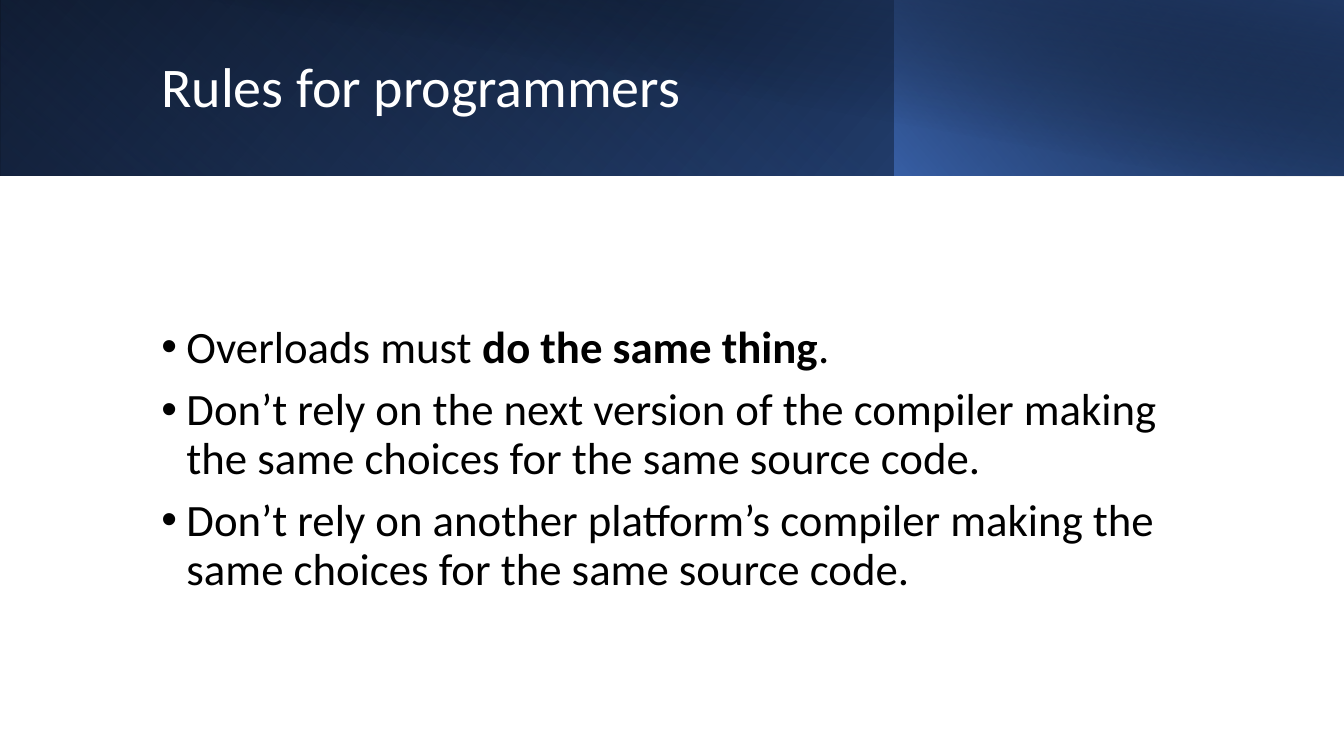
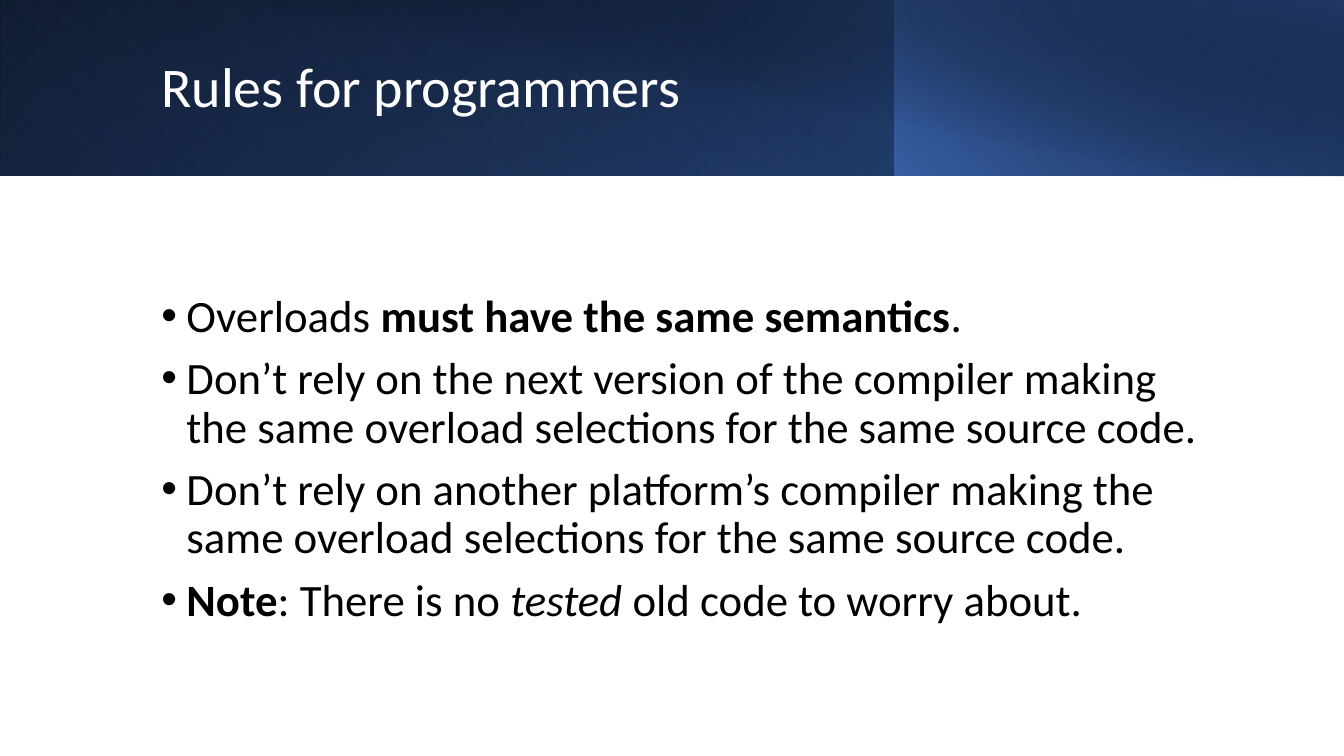
Before and after one commit to BengtGustafsson/isocpp-proposals, a slide deck: slide 9 of P2665-OverloadSelection/OverloadSelection.pptx (slide 6 before the commit). Drawn at 1344x756 pixels with LibreOffice and Linux fonts; fonts in the diff are those of the drawing. Boxes give left, top, right and bottom in pixels: in the first picture for what was removed or moved away, otherwise in the second. Text is boxed around its words. In the diff, an @@ line names an element or a change of style, - is before the commit and + after.

```diff
--- a/P2665-OverloadSelection/OverloadSelection.pptx
+++ b/P2665-OverloadSelection/OverloadSelection.pptx
@@ text at (x1=186, y1=300, x2=1196, y2=624): text changed @@
-• Overloads must do the same thing.
-• Don’t rely on the next version of the compiler making the same choices for the same source code.
-• Don’t rely on another platform’s compiler making the same choices for the same source code.
+• Overloads must have the same semantics.
+• Don’t rely on the next version of the compiler making the same overload selections for the same source code.
+• Don’t rely on another platform’s compiler making the same overload selections for the same source code.
+• Note: There is no tested old code to worry about.
```
Also in this commit, not shown: 5 other slides changed, 8 slides added, 1 slide removed, 17 other files.
